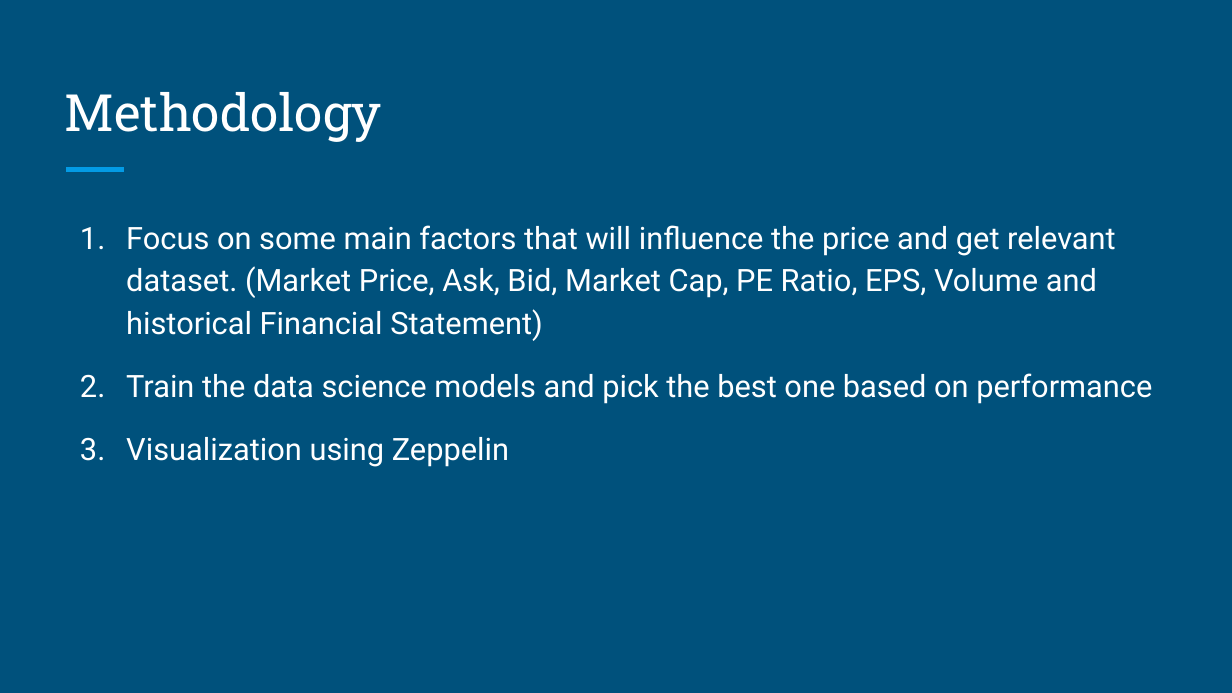
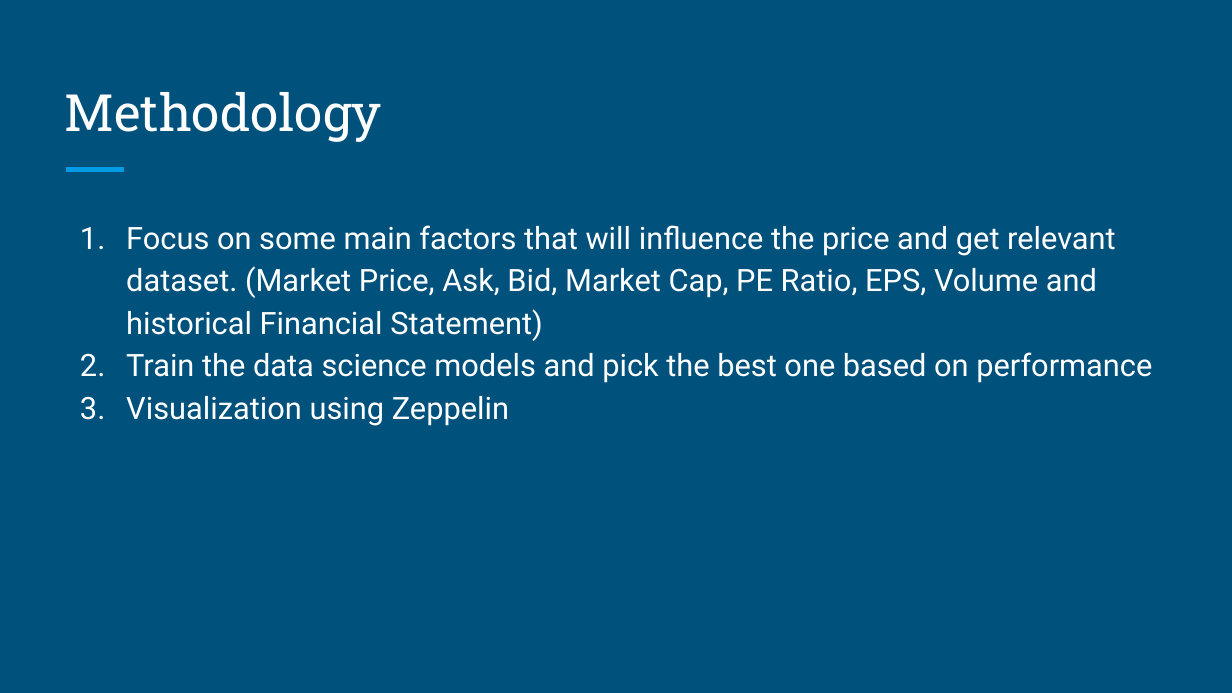
Before and after one commit to reasonwow/Stock_Prediction_Scala, a slide deck: slide 3 of Presentation/ScalaTeam9Planning.pptx. Drawn at 1232x693 pixels with LibreOffice and Linux fonts; fonts in the diff are those of the drawing. Boxes give left, top, right and bottom in pixels: in the first picture for what was removed or moved away, otherwise in the second. Text is boxed around its words. In the diff, an @@ line names an element or a change of style, - is before the commit and + after.

```diff
--- a/Presentation/ScalaTeam9Planning.pptx
+++ b/Presentation/ScalaTeam9Planning.pptx
@@ text "Focus on some main factors ..." at (126,225,1152,426): less space between paragraphs @@
```
Also in this commit, not shown: 2 other slides changed.
